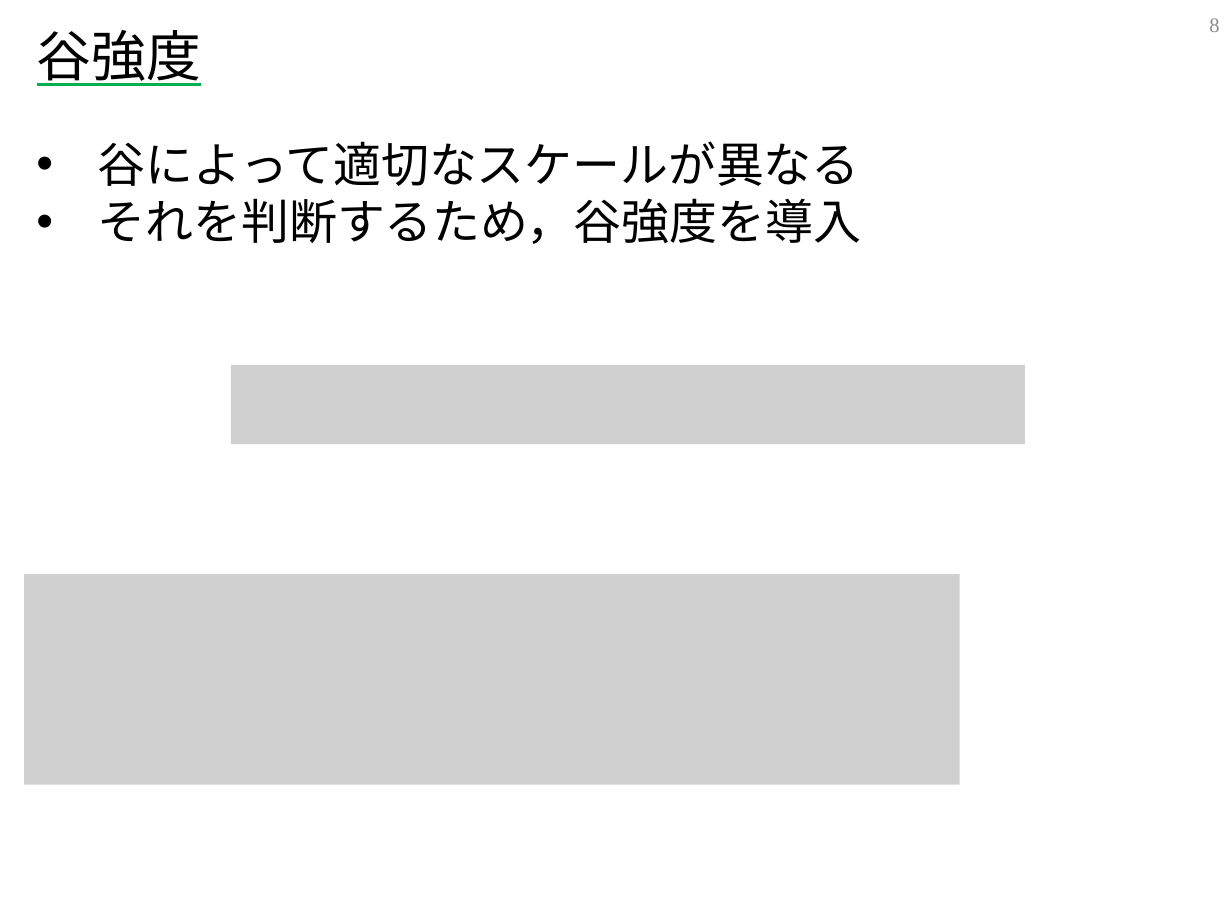
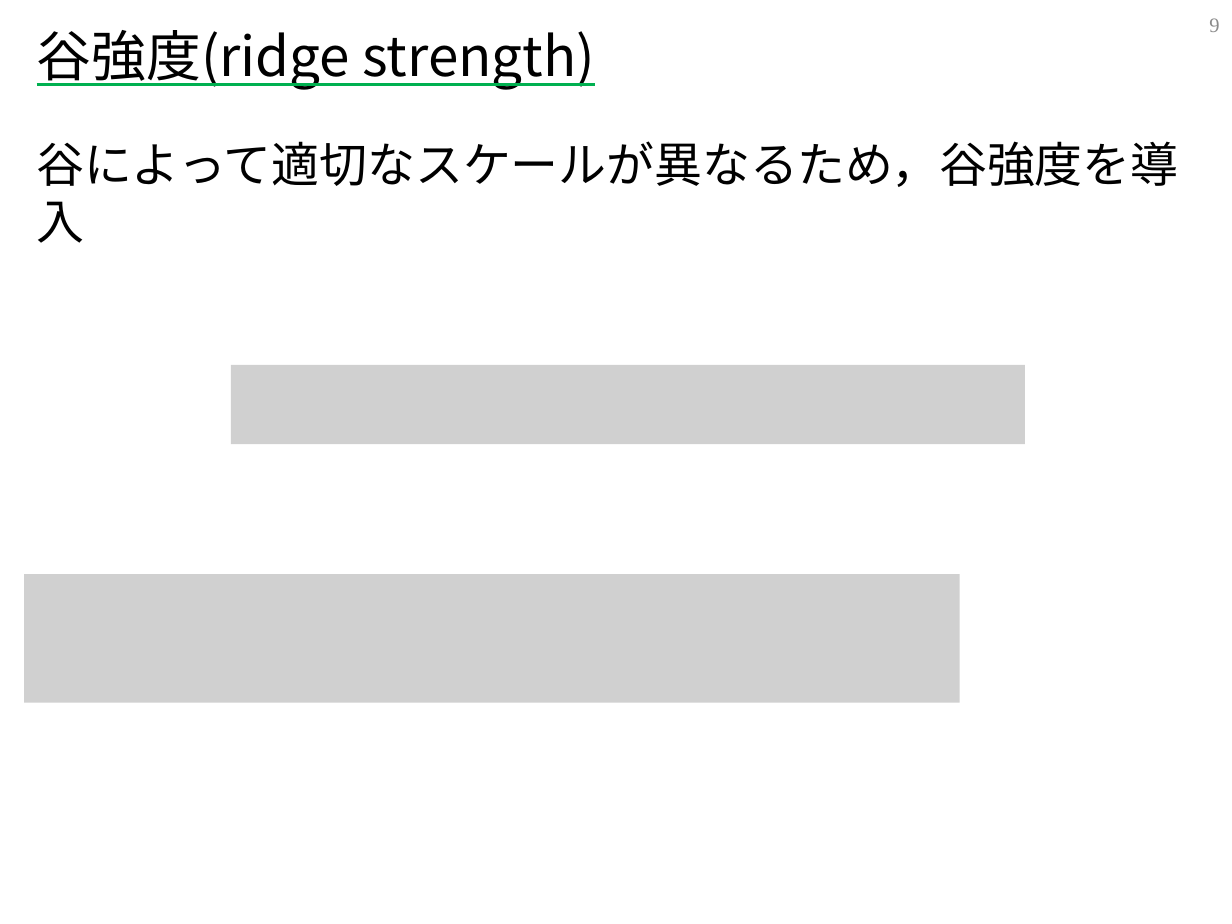
Before and after one commit to Quevun/blood_vessel_detection, a slide deck: slide 10 of blood vessel detection.pptx (slide 9 before the commit). Drawn at 1232x924 pixels with LibreOffice and Linux fonts; fonts in the diff are those of the drawing; grey boxes stand for pictures. Boxes give left, top, right and bottom in pixels: in the first picture for what was removed or moved away, otherwise in the second. Text is boxed around its words. In the diff, an @@ line names an element or a change of style, - is before the commit and + after.

```diff
--- a/blood vessel detection.pptx
+++ b/blood vessel detection.pptx
@@ page number at (1209,18,1219,32): text changed @@
-8
+9
@@ title at (37,30,595,90): text changed @@
-谷強度
+谷強度(ridge strength)
@@ text at (36,141,1178,187): text changed @@
-• 谷によって適切なスケールが異なる
-• それを判断するため，谷強度を導入
+谷によって適切なスケールが異なるため，谷強度を導入
@@ picture: place and size @@
-picture at (25,574,960,785)
+picture at (25,574,960,702)
```
Also in this commit, not shown: 6 other slides changed, 2 slides added, 1 slide removed.
